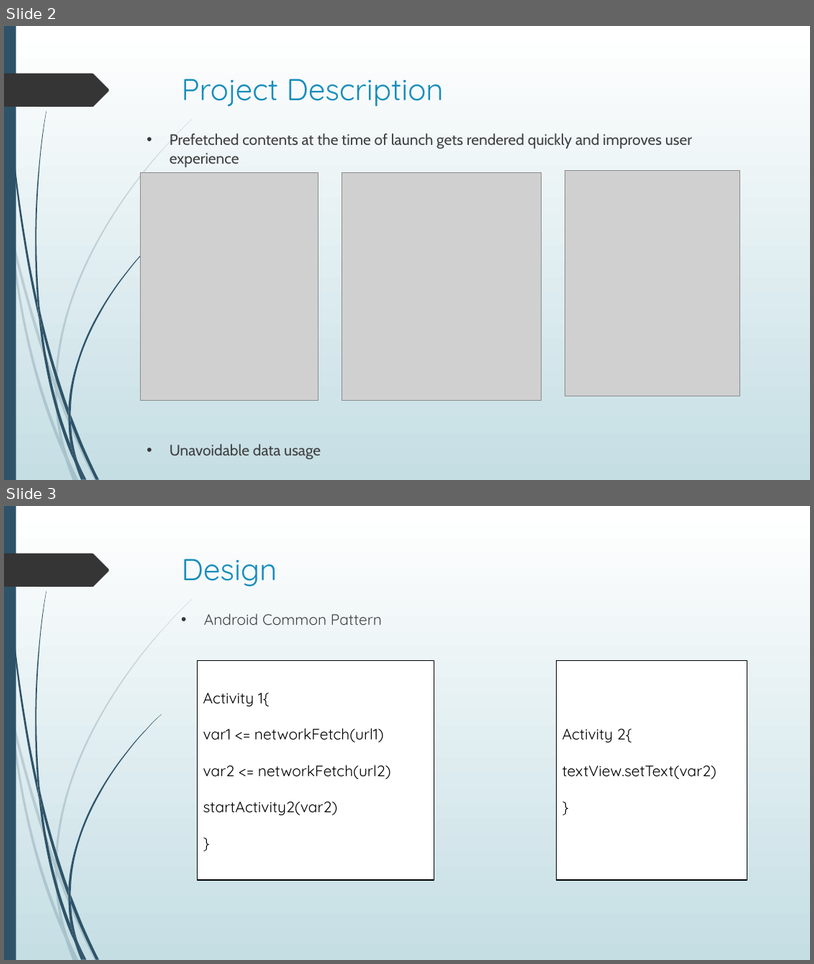
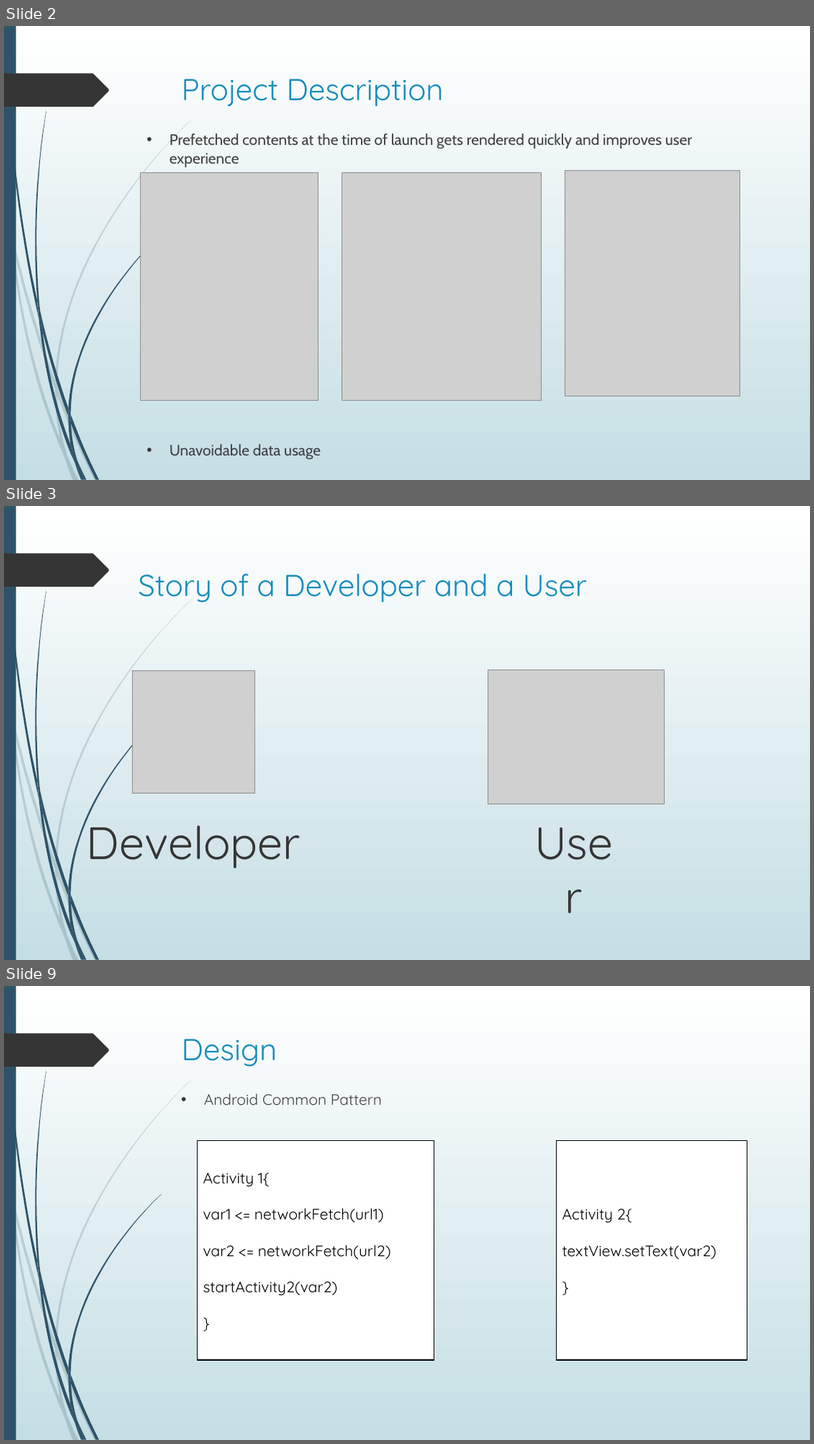
Before and after one commit to shahamish150294/PrefetchProcrastinatorAndroid, a slide deck: Prefetch Procrastinator Final Presentation.pptx. Shown one above the other, each under a label of ours: slides 2 and 3 before the commit, slides 2, 3 and 9 after it; the slides between them are not shown. The pictures are 814x964 and 814x1444 pixels, drawn with LibreOffice and Linux fonts; fonts in the diff are those of the drawing; grey boxes stand for pictures. Boxes give left, top, right and bottom in pixels: in the first picture for what was removed or moved away, otherwise in the second. Text is boxed around its words. In the diff, an @@ line names an element or a change of style, - is before the commit and + after.

```diff
--- a/Prefetch Procrastinator Final Presentation.pptx
+++ b/Prefetch Procrastinator Final Presentation.pptx
@@ slide 3 added at [4, 506, 810, 960], background gradient #FFFFFF to #C5DEE5; not listed: 24 template elements that a slide beside it also shows @@
@@ text added at [138, 574, 587, 602], 36 pt, text #178DBB @@
+Story of a Developer and a User
@@ picture added at [132, 671, 255, 793] @@
@@ picture added at [489, 670, 665, 804] @@
@@ text added at [87, 812, 301, 868], 54 pt, text #353535 @@
+Developer
@@ text added at [522, 811, 626, 872], 54 pt, text #353535 @@
+User
@@ what was slide 3 is now slide 9 @@
```
Also in this commit, not shown: 11 other slides added, 2 slides removed.
